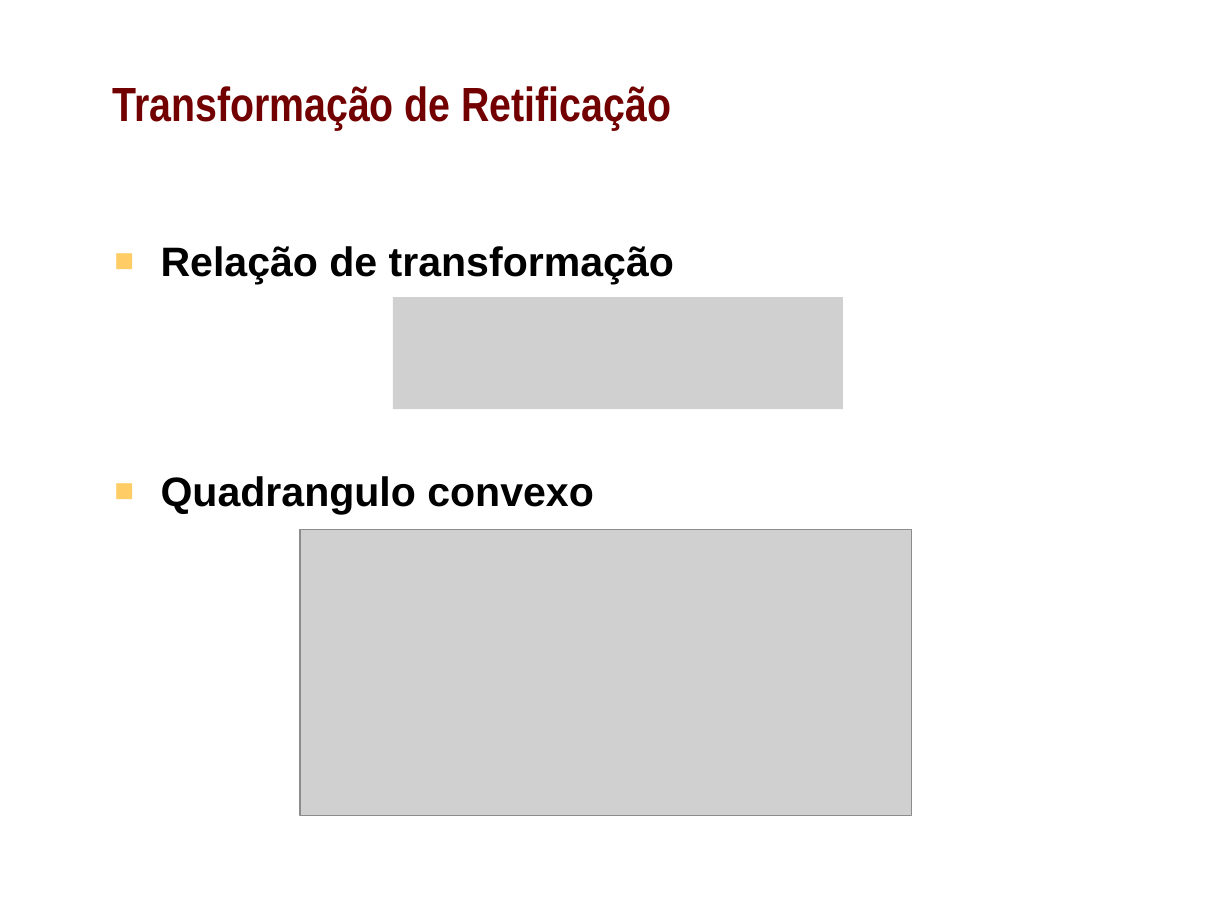
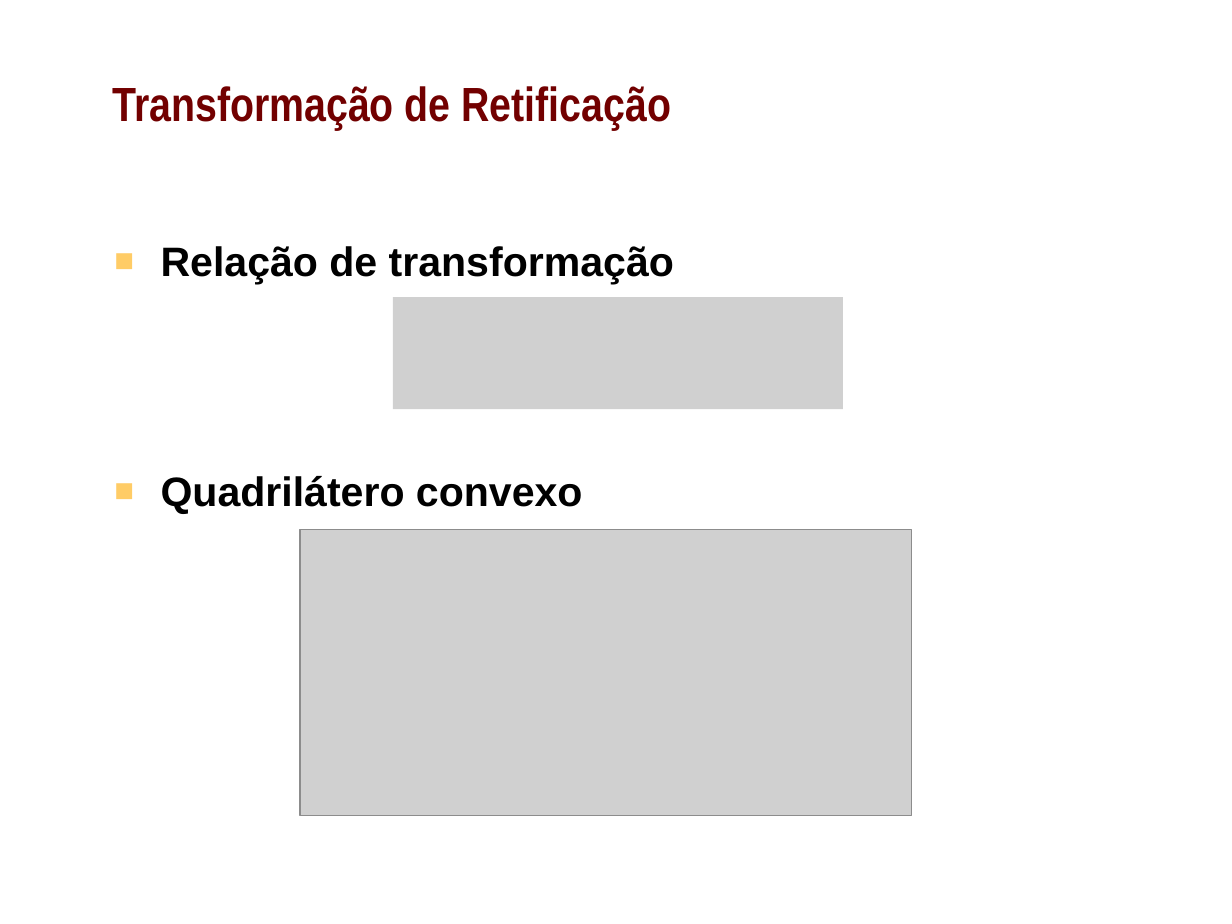
Before and after one commit to shannonyu/perspective-rectification, a slide deck: slide 26 of doc/pres.pptx (slide 17 before the commit). Drawn at 1232x924 pixels with LibreOffice and Linux fonts; fonts in the diff are those of the drawing; grey boxes stand for pictures; background and template pictures are left out. Boxes give left, top, right and bottom in pixels: in the first picture for what was removed or moved away, otherwise in the second. Text is boxed around its words. In the diff, an @@ line names an element or a change of style, - is before the commit and + after.

```diff
--- a/doc/pres.pptx
+++ b/doc/pres.pptx
@@ text at bbox=[161, 476, 583, 514]: text changed @@
-■ Quadrangulo convexo
+■ Quadrilátero convexo
```
Also in this commit, not shown: 1 other slide changed, 11 slides added.
